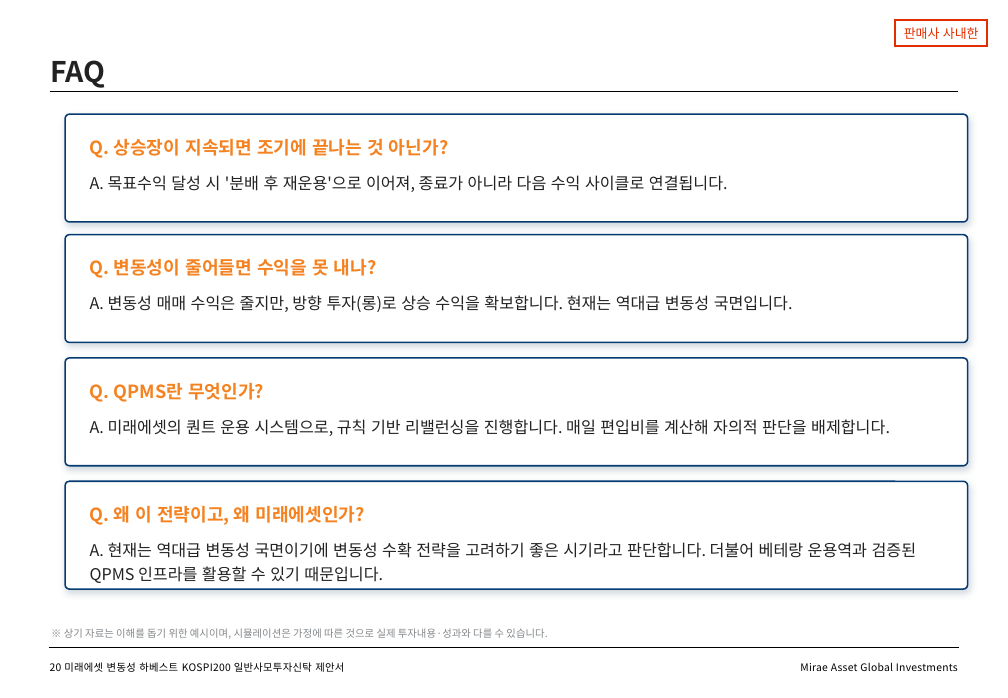
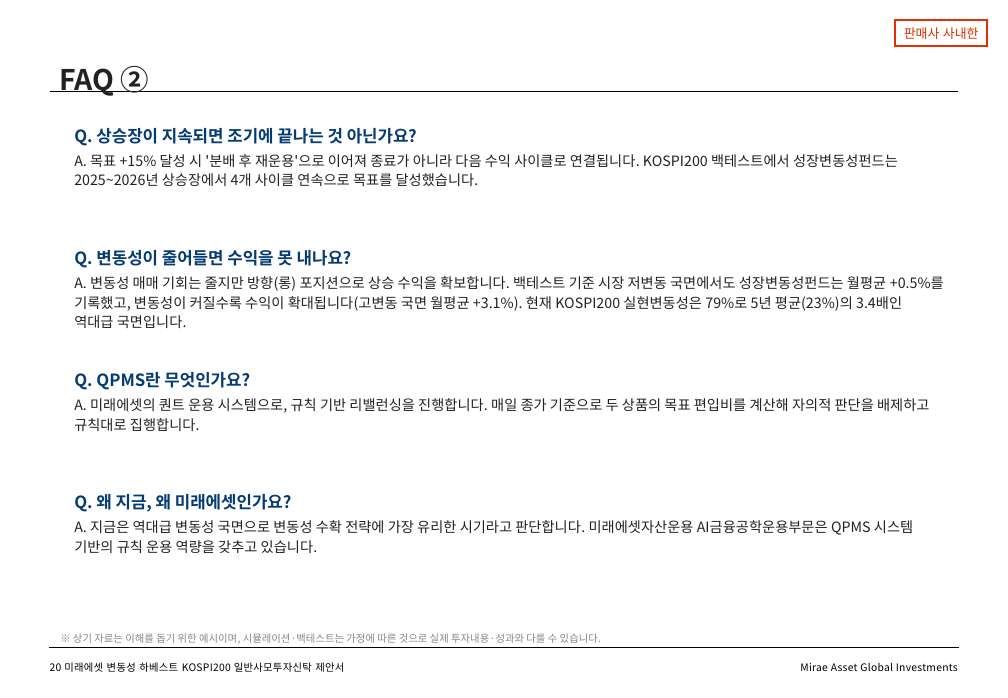
Before and after one commit to gamer383-bit/Volatility-Fund, a slide deck: slide 21 of 제안서/변동성하베스트_K200_제안서_v2_20260728.pptx. Drawn at 1008x698 pixels with LibreOffice and Linux fonts; fonts in the diff are those of the drawing. Boxes give left, top, right and bottom in pixels: in the first picture for what was removed or moved away, otherwise in the second. Text is boxed around its words. In the diff, an @@ line names an element or a change of style, - is before the commit and + after.

```diff
--- a/제안서/변동성하베스트_K200_제안서_v2_20260728.pptx
+++ b/제안서/변동성하베스트_K200_제안서_v2_20260728.pptx
@@ text at bbox=[59, 65, 149, 96]: text changed @@
-FAQ
+FAQ ②
@@ text "Q. 상승장이 지속되면 조기에 끝나는 ...": place and size @@
-text "Q. 상승장이 지속되면 조기에 끝나는 ..." at bbox=[65, 114, 968, 222]
+text "Q. 상승장이 지속되면 조기에 끝나는 ..." at bbox=[74, 128, 898, 186]
@@ text at bbox=[74, 128, 898, 186]: text changed; size 12.5 to 11 pt @@
-Q. 상승장이 지속되면 조기에 끝나는 것 아닌가?
-A. 목표수익 달성 시 '분배 후 재운용'으로 이어져, 종료가 아니라 다음 수익 사이클로 연결됩니다.
+Q. 상승장이 지속되면 조기에 끝나는 것 아닌가요?
+A. 목표 +15% 달성 시 '분배 후 재운용'으로 이어져 종료가 아니라 다음 수익 사이클로 연결됩니다. KOSPI200 백테스트에서 성장변동성펀드는 2025~2026년 상승장에서 4개 사이클 연속으로 목표를 달성했습니다.
@@ text "Q. 변동성이 줄어들면 수익을 못 ...": place and size @@
-text "Q. 변동성이 줄어들면 수익을 못 ..." at bbox=[65, 235, 968, 343]
+text "Q. 변동성이 줄어들면 수익을 못 ..." at bbox=[74, 250, 944, 328]
@@ text at bbox=[74, 250, 944, 328]: text changed; size 12.5 to 11 pt @@
-Q. 변동성이 줄어들면 수익을 못 내나?
-A. 변동성 매매 수익은 줄지만, 방향 투자(롱)로 상승 수익을 확보합니다. 현재는 역대급 변동성 국면입니다.
+Q. 변동성이 줄어들면 수익을 못 내나요?
+A. 변동성 매매 기회는 줄지만 방향(롱) 포지션으로 상승 수익을 확보합니다. 백테스트 기준 시장 저변동 국면에서도 성장변동성펀드는 월평균 +0.5%를 기록했고, 변동성이 커질수록 수익이 확대됩니다(고변동 국면 월평균 +3.1%). 현재 KOSPI200 실현변동성은 79%로 5년 평균(23%)의 3.4배인 역대급 국면입니다.
@@ text "Q. QPMS란 무엇인가요?": place and size @@
-text "Q. QPMS란 무엇인가요?" at bbox=[65, 358, 968, 466]
+text "Q. QPMS란 무엇인가요?" at bbox=[74, 372, 929, 431]
@@ text at bbox=[74, 372, 929, 431]: text changed; size 12.5 to 11 pt @@
-Q. QPMS란 무엇인가?
-A. 미래에셋의 퀀트 운용 시스템으로, 규칙 기반 리밸런싱을 진행합니다. 매일 편입비를 계산해 자의적 판단을 배제합니다.
+Q. QPMS란 무엇인가요?
+A. 미래에셋의 퀀트 운용 시스템으로, 규칙 기반 리밸런싱을 진행합니다. 매일 종가 기준으로 두 상품의 목표 편입비를 계산해 자의적 판단을 배제하고 규칙대로 집행합니다.
@@ fill #FFFFFF to none; outline #043B72 1.2 pt to none; shadow off in 4 elements at bbox=[74, 372, 929, 431], bbox=[74, 128, 898, 186], bbox=[74, 250, 944, 328], bbox=[74, 494, 913, 553] @@
@@ text "Q. 왜 지금, 왜 미래에셋인가요?": place and size @@
-text "Q. 왜 지금, 왜 미래에셋인가요?" at bbox=[65, 481, 968, 589]
+text "Q. 왜 지금, 왜 미래에셋인가요?" at bbox=[74, 494, 913, 553]
@@ text at bbox=[74, 494, 913, 553]: text changed; size 12.5 to 11 pt @@
-Q. 왜 이 전략이고, 왜 미래에셋인가?
-A. 현재는 역대급 변동성 국면이기에 변동성 수확 전략을 고려하기 좋은 시기라고 판단합니다. 더불어 베테랑 운용역과 검증된 QPMS 인프라를 활용할 수 있기 때문입니다.
+Q. 왜 지금, 왜 미래에셋인가요?
+A. 지금은 역대급 변동성 국면으로 변동성 수확 전략에 가장 유리한 시기라고 판단합니다. 미래에셋자산운용 AI금융공학운용부문은 QPMS 시스템 기반의 규칙 운용 역량을 갖추고 있습니다.
@@ text at bbox=[73, 633, 601, 644]: text changed @@
-※ 상기 자료는 이해를 돕기 위한 예시이며, 시뮬레이션은 가정에 따른 것으로 실제 투자내용·성과와 다를 수 있습니다.
+※ 상기 자료는 이해를 돕기 위한 예시이며, 시뮬레이션·백테스트는 가정에 따른 것으로 실제 투자내용·성과와 다를 수 있습니다.
```
Also in this commit, not shown: 1 other slide changed.
